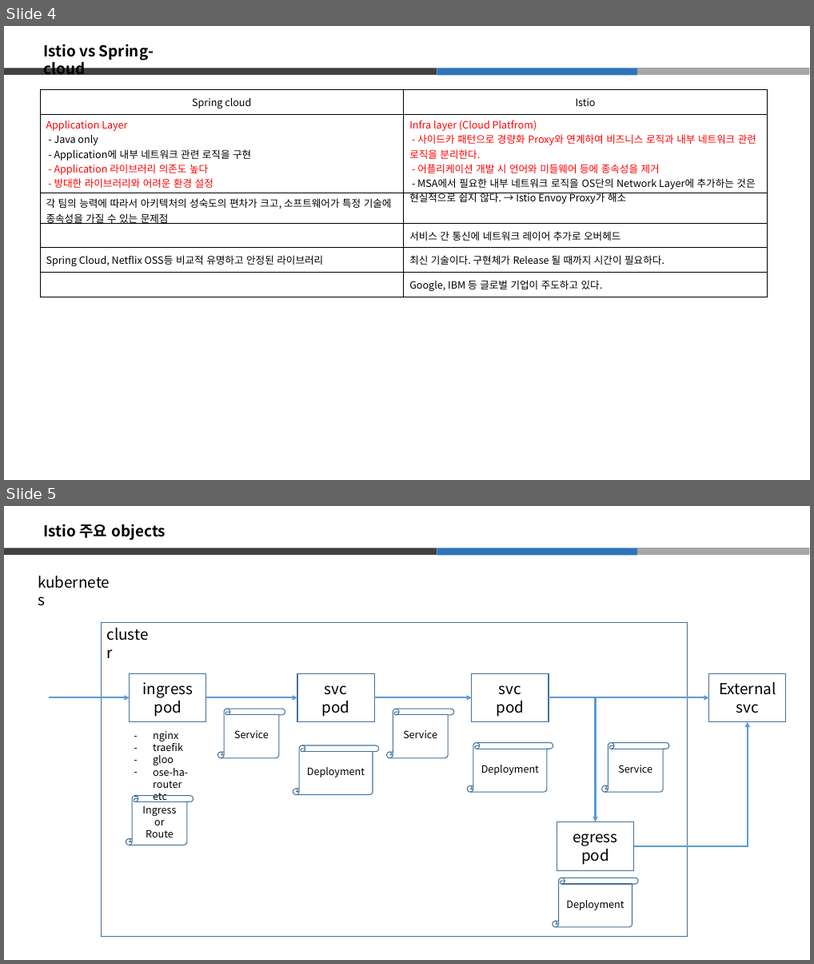
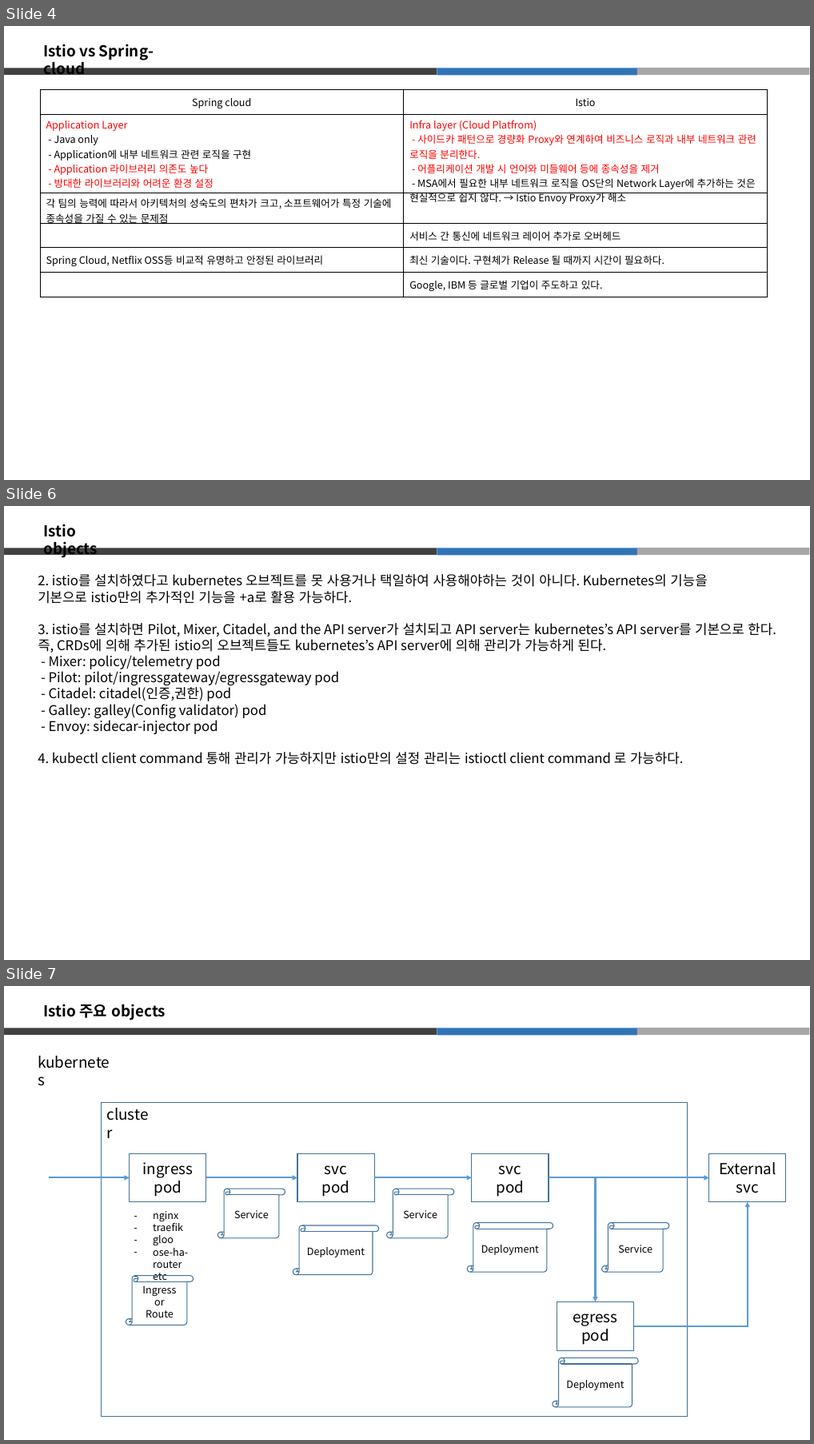
Before and after one commit to hkkkkq/fjfffffdsfdasfdsafdsafjfffffdsfdasfdsafdsafjfffffdsfdasfdsafdsafjfffffdsfdasfdsafdsa, a slide deck: deliverables/13. Tech Support/istio/Istio 소개.pptx. Shown one above the other, each under a label of ours: slides 4 and 5 before the commit, slides 4, 6 and 7 after it; the slides between them are not shown. The pictures are 814x964 and 814x1444 pixels, drawn with LibreOffice and Linux fonts; fonts in the diff are those of the drawing. Boxes give left, top, right and bottom in pixels: in the first picture for what was removed or moved away, otherwise in the second. Text is boxed around its words. In the diff, an @@ line names an element or a change of style, - is before the commit and + after.

```diff
--- a/deliverables/13. Tech Support/istio/Istio 소개.pptx
+++ b/deliverables/13. Tech Support/istio/Istio 소개.pptx
@@ slide 6 added at <box>4,506,810,960</box>, background #FFFFFF @@
@@ text added at <box>43,524,98,558</box>, 18 pt, text #000000, bold @@
+Istio objects
@@ rectangle added at <box>4,548,437,554</box>, fill #404040 @@
@@ rectangle added at <box>437,548,638,555</box>, fill #2E75B6 @@
@@ rectangle added at <box>638,548,810,555</box>, fill #A6A6A6 @@
@@ text added at <box>38,574,777,764</box>, 16 pt, text #000000 @@
+2. istio를 설치하였다고 kubernetes 오브젝트를 못 사용거나 택일하여 사용해야하는 것이 아니다. Kubernetes의 기능을
+기본으로 istio만의 추가적인 기능을 +a로 활용 가능하다.
+3. istio를 설치하면 Pilot, Mixer, Citadel, and the API server가 설치되고 API server는 kubernetes’s API server를 기본으로 한다.
+즉, CRDs에 의해 추가된 istio의 오브젝트들도 kubernetes’s API server에 의해 관리가 가능하게 된다.
+- Mixer: policy/telemetry pod
+- Pilot: pilot/ingressgateway/egressgateway pod
+- Citadel: citadel(인증,권한) pod
+- Galley: galley(Config validator) pod
+- Envoy: sidecar-injector pod
+4. kubectl client command 통해 관리가 가능하지만 istio만의 설정 관리는 istioctl client command 로 가능하다.
@@ what was slide 5 is now slide 7 @@
```
Also in this commit, not shown: 4 other slides added.
